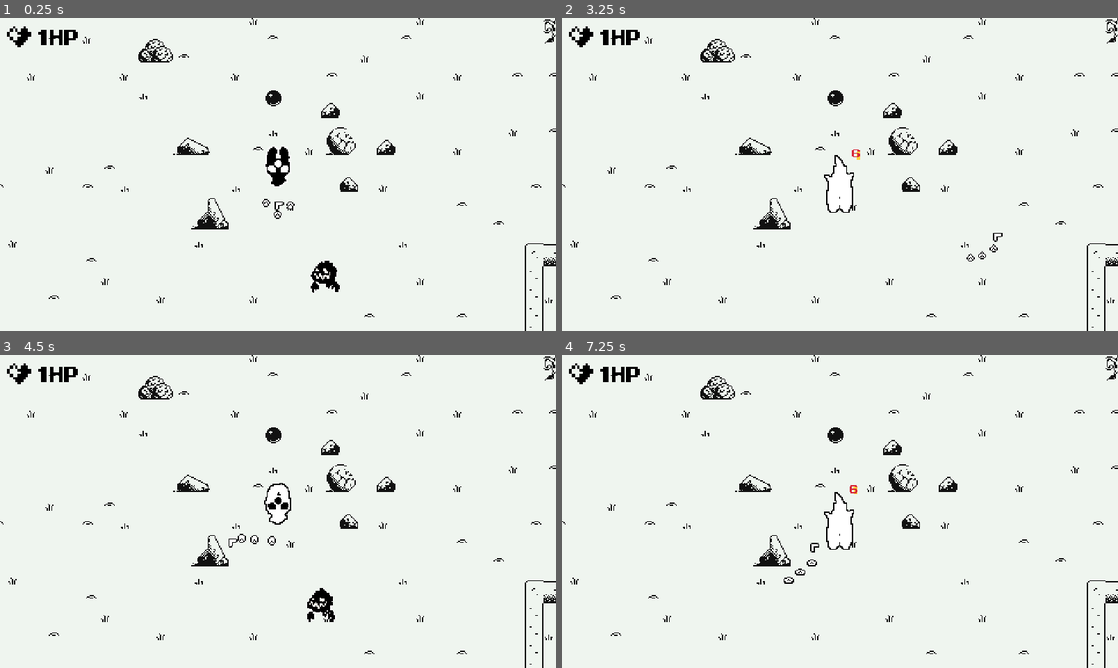
Above: before the commit, frames 1-4 (two rows, left to right).
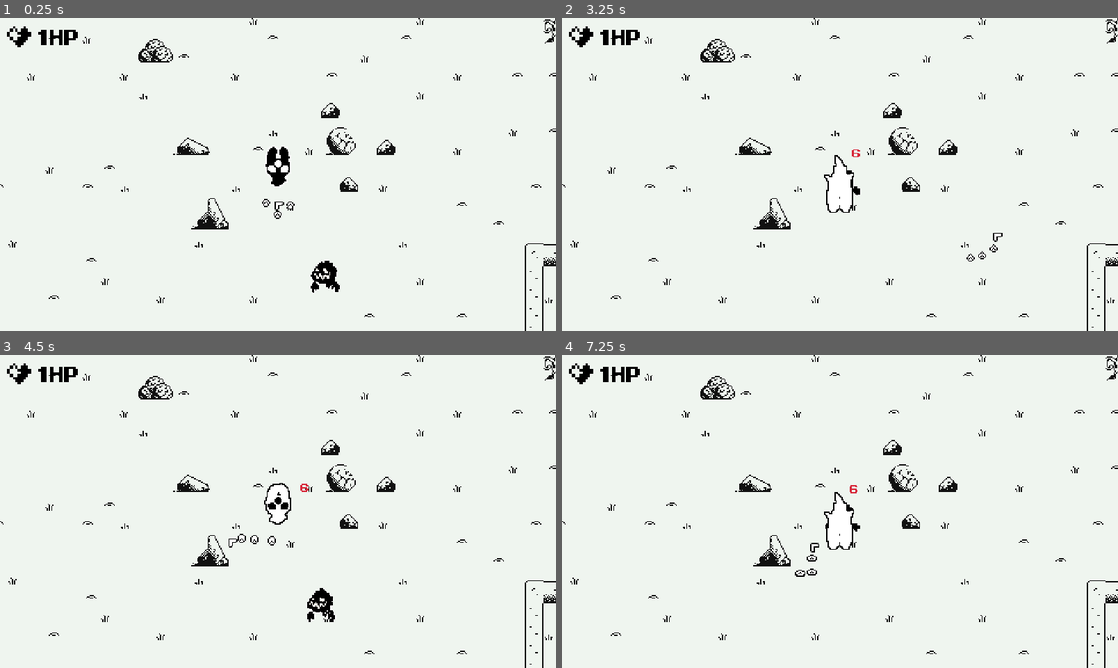
Above: after the commit, the same moments.

Repository: barssbekk/motherBaby
Game: Godot game, scene res://game.tscn
Two runs of this game, one before a commit and one after it. Both use one fixed random seed, a clock stepped at 60 frames per second and the inputs below. The engine's default icon, where the game draws it, is replaced by a stand-in: a white triangle on a blue panel in a dark square.
Inputs:
- Up to frame 1 (0.25 s): no input
- Up to frame 2 (3.25 s): hold Right (arrow_right) 0.53-1.28 s; hold Down (arrow_down) 1.28-2.03 s; hold Right (arrow_right) 2.03-2.78 s; hold Up (arrow_up) from 2.78 s (still down)
- Up to frame 3 (4.5 s): release Up (arrow_up) at 3.53 s; hold Left (arrow_left) from 3.53 s (still down)
- Up to frame 4 (7.25 s): release Left (arrow_left) at 5.03 s; hold Down (arrow_down) 5.03-5.78 s; hold Right (arrow_right) 5.78-6.53 s; hold Up (arrow_up) from 6.53 s (still down)

The runs differ from the first frame. In frame 1, 0.1% of the frame differs, in the area x 47-51%, y 23-29%; in frame 2, 0.2%; in frame 3, 0.1%; in frame 4, 0.3%, in the area x 39-54%, y 23-74%.

Commit message:
+locks on miniboss room   ~edited collision layers

Diff:
--- a/game.tscn
+++ b/game.tscn
@@ -10,7 +10,10 @@
 [ext_resource type="PackedScene" uid="uid://ckggyrcdjdxjm" path="res://scenes/skeletonSpawner.tscn" id="9_om1id"]
 [ext_resource type="PackedScene" uid="uid://cjadqtvekmslw" path="res://scenes/ghostSpawner.tscn" id="10_fsv27"]
 [ext_resource type="PackedScene" uid="uid://dj8lp2gl7j0oo" path="res://scenes/mobSpawner.tscn" id="10_lqen3"]
-[ext_resource type="PackedScene" path="res://scenes/mama_tear_upgrade.tscn" id="11_tid41"]
+[ext_resource type="PackedScene" uid="uid://3iex3gbyekmd" path="res://scenes/mama_tear_upgrade.tscn" id="11_tid41"]
+[ext_resource type="PackedScene" uid="uid://ca8itul2ohwjh" path="res://scenes/lockRed.tscn" id="12_bkbq3"]
+[ext_resource type="PackedScene" uid="uid://c3undegxrca3v" path="res://scenes/lockOrange.tscn" id="13_4orny"]
+[ext_resource type="PackedScene" uid="uid://bqx6sm68irkm5" path="res://scenes/lockYellow.tscn" id="14_rx7js"]
 
 [sub_resource type="TileSetAtlasSource" id="TileSetAtlasSource_mcu5c"]
 texture = ExtResource("3_cshby")
@@ -295,7 +298,7 @@
 10:12/0 = 0
 
 [sub_resource type="TileSet" id="TileSet_qotdw"]
-physics_layer_0/collision_layer = 1
+physics_layer_0/collision_layer = 17
 sources/0 = SubResource("TileSetAtlasSource_mcu5c")
 
 [node name="Game" type="Node2D"]
@@ -328,7 +331,7 @@
 [node name="UI" parent="." instance=ExtResource("4_vymbv")]
 
 [node name="cyclop" parent="." instance=ExtResource("7_faand")]
-position = Vector2(359, 65)
+position = Vector2(359, 70)
 
 [node name="ghost" parent="." instance=ExtResource("2_h1rdq")]
 position = Vector2(103, 42)
@@ -342,4 +345,13 @@
 [node name="ghostSpawner" parent="." instance=ExtResource("10_fsv27")]
 
 [node name="mamaTearUpgrade" parent="." instance=ExtResource("11_tid41")]
-position = Vector2(55, -117)
+position = Vector2(361, 39)
+
+[node name="lockRed" parent="." instance=ExtResource("12_bkbq3")]
+position = Vector2(376, 116)
+
+[node name="lockOrange" parent="." instance=ExtResource("13_4orny")]
+position = Vector2(360, 116)
+
+[node name="lockYellow" parent="." instance=ExtResource("14_rx7js")]
+position = Vector2(344, 116)
--- a/project.godot
+++ b/project.godot
@@ -82,6 +82,8 @@
 2d_physics/layer_1="Player"
 2d_physics/layer_2="Baby"
 2d_physics/layer_3="Enemy"
+2d_physics/layer_4="Pickups"
+2d_physics/layer_5="Map Obstacles"
 
 [rendering]
 
--- a/scenes/baby2.tscn
+++ b/scenes/baby2.tscn
@@ -49,7 +49,7 @@
 
 [node name="Baby2" type="CharacterBody2D" node_paths=PackedStringArray("baby")]
 collision_layer = 2
-collision_mask = 6
+collision_mask = 22
 script = ExtResource("1_qawfg")
 baby = NodePath(".")
 
--- a/scenes/ghostSpawner.tscn
+++ b/scenes/ghostSpawner.tscn
@@ -18,6 +18,7 @@
 autostart = true
 
 [node name="Sprite2D" type="Sprite2D" parent="."]
+visible = false
 scale = Vector2(0.25, 0.25)
 texture = ExtResource("2_paa2p")
 
--- /dev/null
+++ b/scenes/lockOrange.tscn
@@ -0,0 +1,45 @@
+[gd_scene load_steps=7 format=3 uid="uid://c3undegxrca3v"]
+
+[ext_resource type="Script" path="res://scripts/lock.gd" id="1_4usbi"]
+[ext_resource type="Texture2D" uid="uid://bnek1nseml03" path="res://assets/sprites/Ws.png" id="1_n1b7u"]
+
+[sub_resource type="AtlasTexture" id="AtlasTexture_6w3yl"]
+atlas = ExtResource("1_n1b7u")
+region = Rect2(304, 322, 16, 16)
+
+[sub_resource type="AtlasTexture" id="AtlasTexture_dumnx"]
+atlas = ExtResource("1_n1b7u")
+region = Rect2(144, 319, 16, 16)
+
+[sub_resource type="CapsuleShape2D" id="CapsuleShape2D_m0h1s"]
+radius = 7.0
+height = 22.0
+
+[sub_resource type="RectangleShape2D" id="RectangleShape2D_3gwyt"]
+size = Vector2(47, 16)
+
+[node name="lockOrange" type="Node2D"]
+script = ExtResource("1_4usbi")
+
+[node name="Sprite2D" type="Sprite2D" parent="."]
+texture = SubResource("AtlasTexture_6w3yl")
+
+[node name="keySprite" type="Sprite2D" parent="."]
+position = Vector2(-580, 161)
+texture = SubResource("AtlasTexture_dumnx")
+
+[node name="keyPickupArea" type="Area2D" parent="."]
+collision_layer = 8
+
+[node name="CollisionShape2D" type="CollisionShape2D" parent="keyPickupArea"]
+position = Vector2(-580, 161)
+shape = SubResource("CapsuleShape2D_m0h1s")
+
+[node name="blockArea" type="StaticBody2D" parent="."]
+collision_layer = 17
+
+[node name="CollisionShape2D" type="CollisionShape2D" parent="blockArea"]
+position = Vector2(-0.5, -1)
+shape = SubResource("RectangleShape2D_3gwyt")
+
+[connection signal="area_entered" from="keyPickupArea" to="." method="_on_area_2d_area_entered"]
--- /dev/null
+++ b/scenes/lockRed.tscn
@@ -0,0 +1,44 @@
+[gd_scene load_steps=7 format=3 uid="uid://ca8itul2ohwjh"]
+
+[ext_resource type="Texture2D" uid="uid://bnek1nseml03" path="res://assets/sprites/Ws.png" id="1_63bmq"]
+[ext_resource type="Script" path="res://scripts/lock.gd" id="1_y4i6q"]
+
+[sub_resource type="AtlasTexture" id="AtlasTexture_6w3yl"]
+atlas = ExtResource("1_63bmq")
+region = Rect2(304, 322, 16, 16)
+
+[sub_resource type="AtlasTexture" id="AtlasTexture_eqrrk"]
+atlas = ExtResource("1_63bmq")
+region = Rect2(144, 319, 16, 16)
+
+[sub_resource type="CapsuleShape2D" id="CapsuleShape2D_dkrei"]
+radius = 7.0
+height = 22.0
+
+[sub_resource type="RectangleShape2D" id="RectangleShape2D_85ju2"]
+size = Vector2(44, 16)
+
+[node name="lockRed" type="Node2D"]
+script = ExtResource("1_y4i6q")
+
+[node name="lockSprite" type="Sprite2D" parent="."]
+texture = SubResource("AtlasTexture_6w3yl")
+
+[node name="keySprite" type="Sprite2D" parent="."]
+position = Vector2(27, -427)
+texture = SubResource("AtlasTexture_eqrrk")
+
+[node name="keyPickupArea" type="Area2D" parent="."]
+collision_layer = 24
+
+[node name="CollisionShape2D" type="CollisionShape2D" parent="keyPickupArea"]
+position = Vector2(27, -427)
+shape = SubResource("CapsuleShape2D_dkrei")
+
+[node name="blockArea" type="StaticBody2D" parent="."]
+
+[node name="CollisionShape2D" type="CollisionShape2D" parent="blockArea"]
+position = Vector2(-14, -1)
+shape = SubResource("RectangleShape2D_85ju2")
+
+[connection signal="area_entered" from="keyPickupArea" to="." method="_on_area_2d_area_entered"]
--- /dev/null
+++ b/scenes/lockYellow.tscn
@@ -0,0 +1,45 @@
+[gd_scene load_steps=7 format=3 uid="uid://bqx6sm68irkm5"]
+
+[ext_resource type="Texture2D" uid="uid://bnek1nseml03" path="res://assets/sprites/Ws.png" id="1_q6ywr"]
+[ext_resource type="Script" path="res://scripts/lock.gd" id="1_w8sxs"]
+
+[sub_resource type="AtlasTexture" id="AtlasTexture_6w3yl"]
+atlas = ExtResource("1_q6ywr")
+region = Rect2(304, 322, 16, 16)
+
+[sub_resource type="AtlasTexture" id="AtlasTexture_anmex"]
+atlas = ExtResource("1_q6ywr")
+region = Rect2(144, 319, 16, 16)
+
+[sub_resource type="CapsuleShape2D" id="CapsuleShape2D_1umlu"]
+radius = 7.0
+height = 22.0
+
+[sub_resource type="RectangleShape2D" id="RectangleShape2D_f8n3x"]
+size = Vector2(45.5, 16)
+
+[node name="lockYellow" type="Node2D"]
+script = ExtResource("1_w8sxs")
+
+[node name="Sprite2D" type="Sprite2D" parent="."]
+texture = SubResource("AtlasTexture_6w3yl")
+
+[node name="keySprite" type="Sprite2D" parent="."]
+position = Vector2(-618, -412)
+texture = SubResource("AtlasTexture_anmex")
+
+[node name="keyPickupArea" type="Area2D" parent="."]
+collision_layer = 8
+
+[node name="CollisionShape2D" type="CollisionShape2D" parent="keyPickupArea"]
+position = Vector2(-618, -412)
+shape = SubResource("CapsuleShape2D_1umlu")
+
+[node name="blockArea" type="StaticBody2D" parent="."]
+collision_layer = 17
+
+[node name="CollisionShape2D" type="CollisionShape2D" parent="blockArea"]
+position = Vector2(15.25, -1)
+shape = SubResource("RectangleShape2D_f8n3x")
+
+[connection signal="area_entered" from="keyPickupArea" to="." method="_on_area_2d_area_entered"]
--- a/scenes/mama_tear_upgrade.tscn
+++ b/scenes/mama_tear_upgrade.tscn
@@ -1,6 +1,6 @@
 [gd_scene load_steps=7 format=3 uid="uid://3iex3gbyekmd"]
 
-[ext_resource type="Script" path="res://scenes/mama_tear_upgrade.gd" id="1_dps5y"]
+[ext_resource type="Script" path="res://scripts/mama_tear_upgrade.gd" id="1_dps5y"]
 [ext_resource type="Texture2D" uid="uid://bnek1nseml03" path="res://assets/sprites/Ws.png" id="1_ivq55"]
 [ext_resource type="PackedScene" uid="uid://dc4xfsgjukcbm" path="res://scenes/hitboxComponent.tscn" id="2_d7qpn"]
 [ext_resource type="PackedScene" uid="uid://bwdbnj13eriax" path="res://scenes/healthComponent.tscn" id="3_6xfmk"]
--- a/scenes/mobSpawner.tscn
+++ b/scenes/mobSpawner.tscn
@@ -15,6 +15,7 @@
 autostart = true
 
 [node name="Sprite2D" type="Sprite2D" parent="."]
+visible = false
 scale = Vector2(0.25, 0.25)
 texture = ExtResource("2_ybiw4")
 
--- a/scenes/player.tscn
+++ b/scenes/player.tscn
@@ -430,7 +430,7 @@
 max_Health = 1
 
 [node name="HitboxComponent" parent="." node_paths=PackedStringArray("health_component") instance=ExtResource("6_devl0")]
-collision_mask = 13
+collision_mask = 9
 health_component = NodePath("../HealthComponent")
 
 [node name="CollisionShape2D" type="CollisionShape2D" parent="HitboxComponent"]
--- a/scenes/skeletonSpawner.tscn
+++ b/scenes/skeletonSpawner.tscn
@@ -25,6 +25,7 @@
 autostart = true
 
 [node name="Sprite2D" type="Sprite2D" parent="."]
+visible = false
 material = SubResource("CanvasItemMaterial_m4634")
 scale = Vector2(0.25, 0.25)
 texture = ExtResource("2_obbiw")
--- /dev/null
+++ b/scripts/lock.gd
@@ -0,0 +1,5 @@
+extends Node2D
+
+
+func _on_area_2d_area_entered(area: Area2D) -> void:
+	queue_free()
Not shown: 1 places in game.tscn that only renumber resources
Renamed: scenes/mama_tear_upgrade.gd -> scripts/mama_tear_upgrade.gd
